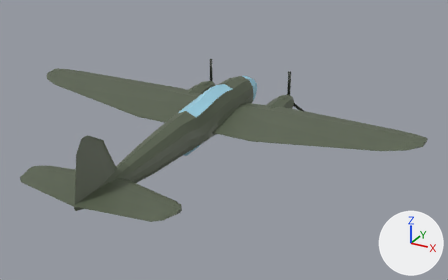
Renders of the glTF model public/models/he111_lod2.glb from each side of a commit.
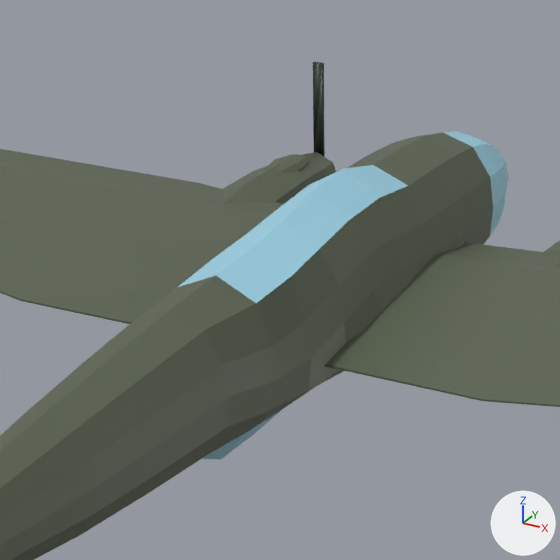
There are two pictures of each version: one whole from a 50 mm camera at (15.78, -29.13, 12.43) aimed at (2.03, -4.13, -0.07), one close up on the part from 30% to 60% of the width and 16% to 64% of the height. Arrows for +X, +Y and +Z are at lower right; the lights stay in place. The first two pictures are the older version. Vertices at exactly the same position are counted once.

Objects in the first close-up: 'HE111_Fuselage', 'HE111_NacL', 'HE111_Prop2', 'HE111_Wing' and 2 more.
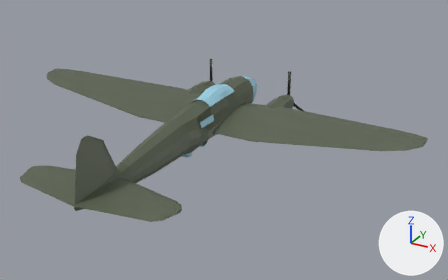
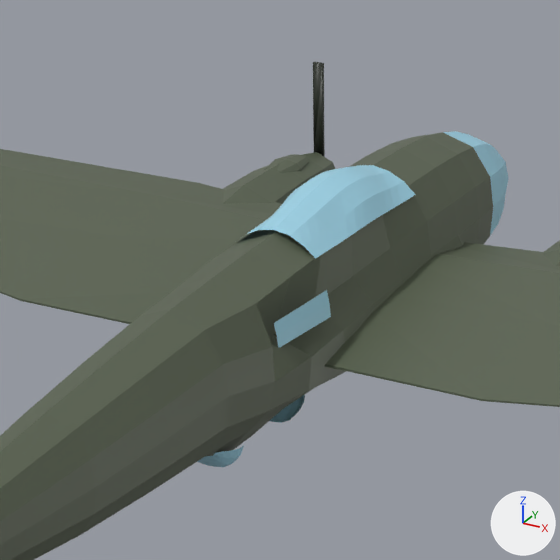
What differs and where, as boxes [x1, y1, x2, y2] in the close-ups (560 x 560 px; the box of a moved part takes in the faces that stretch with it):
'HE111_Canopy', added (cyan): after [235, 165, 416, 348]
'HE111_Gondola', added (cyan): after [197, 446, 244, 467]
'HE111_VentWindow', added: after [270, 395, 305, 423]
part 1 of me_he111_fuselage, moved or reshaped: before [256, 186, 432, 391]; after [256, 196, 432, 391]
part 2 of me_he111_fuselage, recoloured: before [178, 165, 408, 460]; after [178, 230, 314, 457]

The change in detail:
me_he111_fuselage is used by ob_he111_fuselage; location (0.0, 0.0, 0.0).
me_he111_fuselage had 253 vertices, 502 faces and spanned x -1.3..1.3, y -12.9..3.2, z -1.3..1.6.
me_he111_fuselage now has 253 vertices, 502 faces and spans x -1.3..1.3, y -12.9..3.2, z -1.3..1.5.
Part 1, on me_he111_fuselage:
10 vertices in x -1.0..1.0, y -2.8..-1.2, z -1.0..1.4 move by (0.0, 0.0, -0.1).
6 vertices in x -0.9..0.9, y -2.0..-1.2, z 0.4..1.6 move by (0.0, 0.0, -0.2).
18 vertices move from x -1.3..1.3, y -3.6..-1.2, z -0.7..1.3 to x -1.2..1.2, y -3.6..-1.2, z -0.8..1.1.
me_he111_fuselage part 2: 32 faces spanning x -0.6..0.6, y -5.4..-0.4, z -1.3..1.5 switch from mat_he111_glass (cyan #9fd4e8) to mat_he111_body (greyish green #5a6350).
Other edits to the shape of me_he111_fuselage do not show in these pictures.
Mesh me_he111_ventwindow is new.
It has 42 vertices, 60 faces and spans x -0.39..0.39, y -3.211..-2.711, z -1.218..-0.923.
It uses material mat_he111_glass (cyan #9fd4e8).
Mesh me_he111_gondola is new.
It has 81 vertices, 128 faces and spans x -0.417..0.417, y -5.311..-4.511, z -1.286..-0.753.
It uses material mat_he111_glass (cyan #9fd4e8).
Mesh me_he111_canopy is new.
It has 140 vertices, 204 faces and spans x -0.82..0.82, y -4.21..-0.41, z 0.33..1.65.
It uses material mat_he111_glass (cyan #9fd4e8).
Object 'HE111_VentWindow' (ob_he111_ventwindow) is new; it shows me_he111_ventwindow.
Its location is (0.0, 0.0, 0.0).
Object 'HE111_Gondola' (ob_he111_gondola) is new; it shows me_he111_gondola.
Its location is (0.0, 0.0, 0.0).
Object 'HE111_Canopy' (ob_he111_canopy) is new; it shows me_he111_canopy.
Its location is (0.0, 0.0, 0.0).
